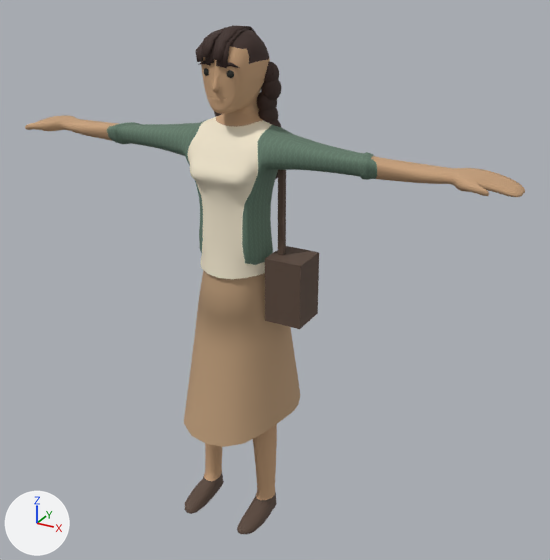
Before and after pictures for a commit that changed the glTF model public/assets/characters/office/office-bomi.glb.
One viewpoint serves both versions: a 50 mm camera at (1.4, -2.25, 2.16) aimed at (0.12, 0.08, 1.0). The lights are fixed; the arrows at lower left show +X, +Y and +Z. The first picture is the older version. Where no turn or scale is listed for an object, it has been applied to the vertices. Vertices at exactly the same position are counted once.

Names of what the first picture shows: 'office-bomi_BagStrap', 'office-bomi_Braid.003', 'office-bomi_ContinuousSkirt', 'office-bomi_Hair_braids', 'office-bomi_LegsShoes', 'office-bomi_ShoulderBag', 'office-bomi_Top' and 5 more.
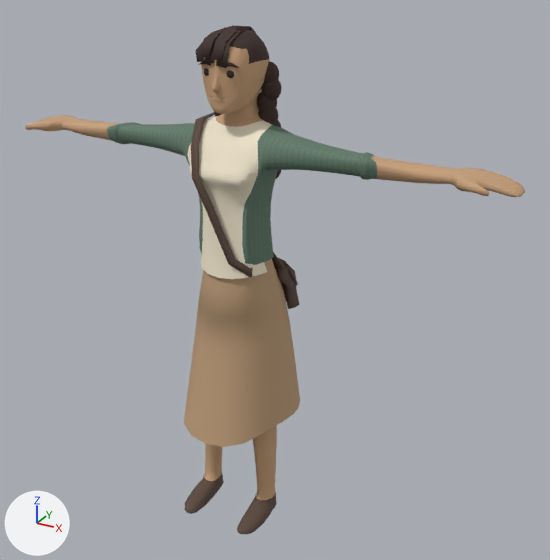
Boxes [x1, y1, x2, y2] around the edits, measured in the pictures (550 x 560 px; the box of a moved part takes in the faces that stretch with it):
'office-bomi_ContinuousSkirt', reshaped: before [184, 262, 300, 447]; after [184, 259, 300, 447]
'office-bomi_ShoulderBag', deleted (brown): before [265, 246, 319, 329]
'office-bomi_Fit_shoulder_bag', added: after [191, 112, 299, 309]
'office-bomi_BagStrap', deleted (brown): before [278, 170, 286, 255]
'office-bomi_Braid.015', shading changed: [276, 170, 281, 179] in both
'office-bomi_Braid.003', shading changed: [214, 111, 218, 117] in both
part 3 of me_cylinder_010, moved or reshaped: before [264, 326, 300, 432]; after [264, 321, 300, 432]

The change, as a list of edits to the scene's bpy script:
```text
Change me_구체_003:
    where me_구체_003.from_pydata(...)  # 86 vertices, 168 faces; spans x -0.1306..-0.0587, y 0.0535..0.1276, z 1.5643..1.6507
    used by ob_office_bomi_braid_003; location = (0.0, 0.0, 0.008)
    me_구체_003 part 1: its shading normals changed
Change me_구체_015:
    where me_구체_015.from_pydata(...)  # 86 vertices, 168 faces; spans x 0.0658..0.1377, y 0.0535..0.1276, z 1.3749..1.4613
    used by ob_office_bomi_braid_015; location = (0.0, 0.0, 0.008)
    me_구체_015 part 2: its shading normals changed
Change me_cylinder_010:
    used by ob_office_bomi_continuousskirt; location = (0.0, 0.0, 0.008)
    remove me_cylinder_010.from_pydata(...)  # 357 vertices, 668 faces; spans x -0.226..0.226, y -0.245..0.225, z 0.39..1.115
    add me_cylinder_010.from_pydata(...)  # 357 vertices, 668 faces; spans x -0.226..0.226, y -0.245..0.225, z 0.401..1.115
    me_cylinder_010 part 3: 38 of 357 vertices moved; they spanned x -0.226..0.226, y -0.023..0.225, z 0.451..0.694 and now span x -0.226..0.226, y -0.023..0.225, z 0.441..0.694; mean shift (0.0, 0.0, -0.021); largest move (0.063, 0.223, 0.493) -> (0.063, 0.223, 0.441)
    other edits to the shape of me_cylinder_010 do not show in these pictures
Add me_office_bomi_fit_shoulder_bag:
    me_office_bomi_fit_shoulder_bag.from_pydata(...)  # 134 vertices, 256 faces; spans x -0.15..0.201, y -0.152..0.225, z 0.867..1.606
    me_office_bomi_fit_shoulder_bag.materials.append(mat_office_bomi_shoes)  # brown #5c493d
Remove ob_office_bomi_bagstrap:
    ob_office_bomi_bagstrap = bpy.data.objects.new('office-bomi_BagStrap', me_큐브_001)
    ob_office_bomi_bagstrap.location = (0.0, 0.0, 0.008)
Remove ob_office_bomi_shoulderbag:
    ob_office_bomi_shoulderbag = bpy.data.objects.new('office-bomi_ShoulderBag', me_큐브)
    ob_office_bomi_shoulderbag.location = (0.0, 0.0, 0.008)
Add ob_office_bomi_fit_shoulder_bag:
    ob_office_bomi_fit_shoulder_bag = bpy.data.objects.new('office-bomi_Fit_shoulder_bag', me_office_bomi_fit_shoulder_bag)
    ob_office_bomi_fit_shoulder_bag.location = (0.0, 0.0, 0.008)
```
